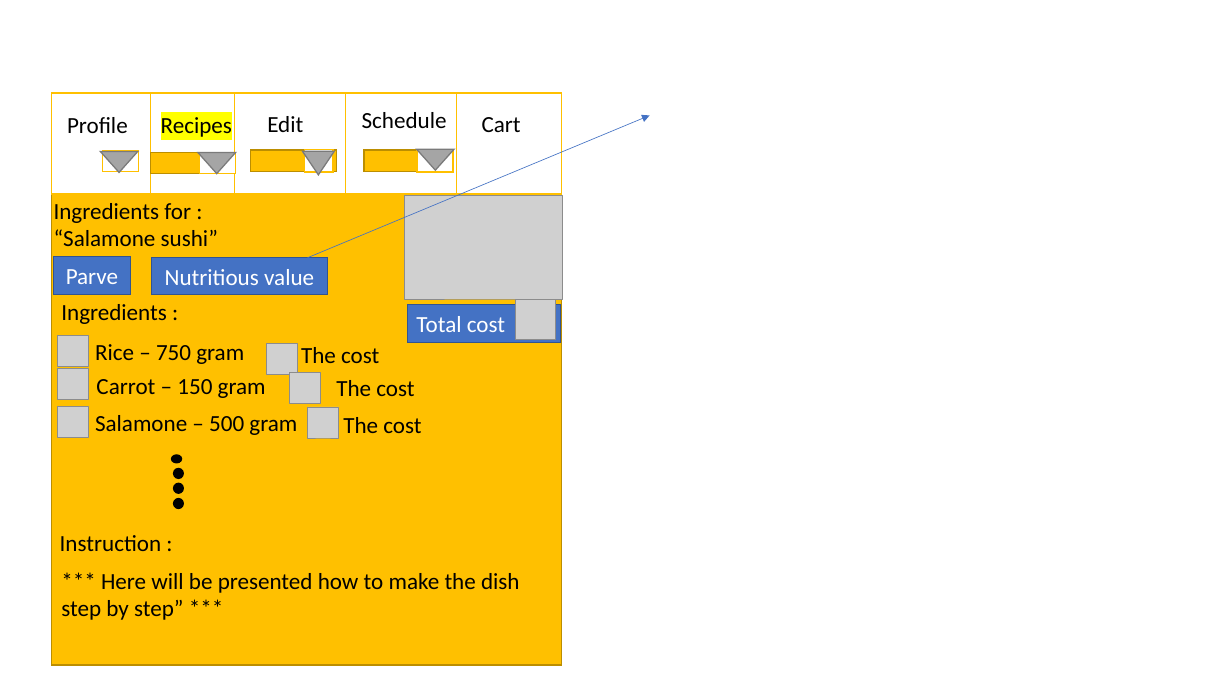
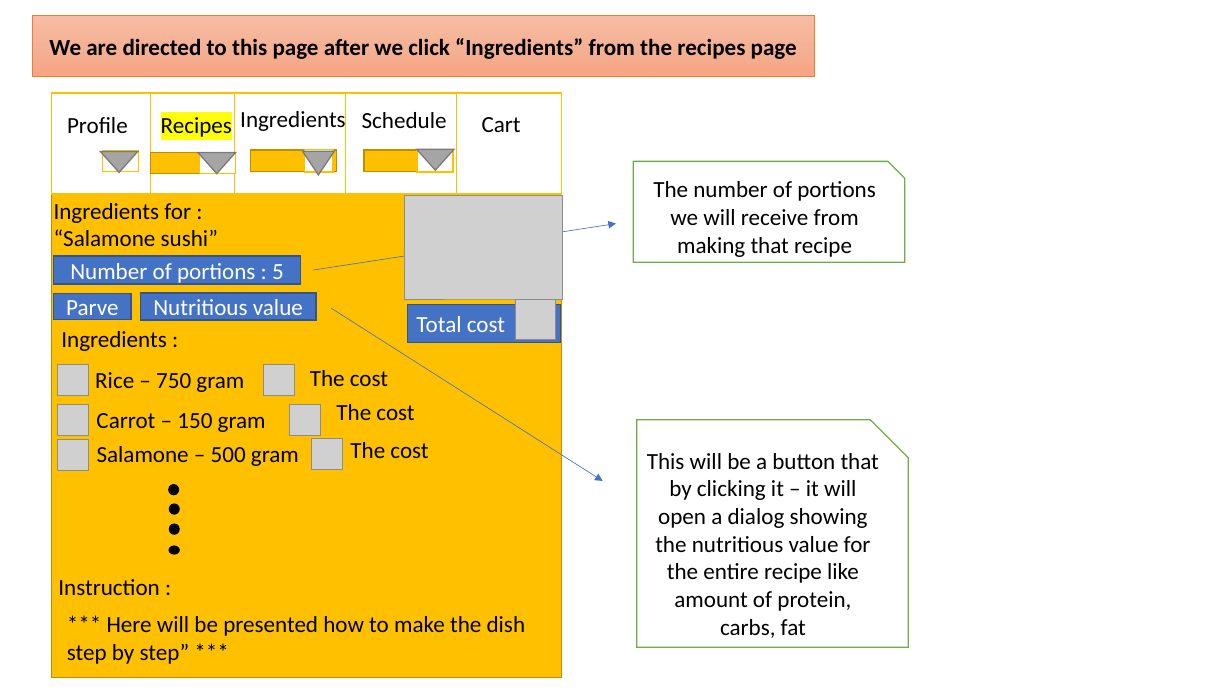
Before and after one commit to Meals-scheduler/Meals_Scheduler, a slide deck: slide 5 of Use case. user interface and more.pptx. Drawn at 1232x693 pixels with LibreOffice and Linux fonts; fonts in the diff are those of the drawing; grey boxes stand for pictures. Boxes give left, top, right and bottom in pixels: in the first picture for what was removed or moved away, otherwise in the second. Text is boxed around its words. In the diff, an @@ line names an element or a change of style, - is before the commit and + after.

```diff
--- a/Use case. user interface and more.pptx
+++ b/Use case. user interface and more.pptx
@@ rectangle added at <box>32,16,814,77</box>, fill gradient #F7BDA5 to #F5B196 to #F8A582, outline #ED7D31 0.5 pt, 18 pt, text #000000, bold @@
+We are directed to this page after we click “Ingredients” from the recipes page
@@ rectangle: place and size @@
-rectangle at <box>51,101,561,665</box>
+rectangle at <box>52,99,562,677</box>
@@ text at <box>240,107,346,133</box>: text changed @@
-Edit
+Ingredients
@@ snip rect added at <box>633,162,905,262</box>, fill #FFFFFF, outline #70AD47 1 pt, 18 pt, text #000000 @@
+The number of portions we will receive from making that recipe
@@ arrow added from (313, 270) to (616, 224), #4472C4 0.5 pt @@
@@ rectangle added at <box>54,256,300,284</box>, fill #4472C4, outline #325491 1 pt, 18 pt, text #FFFFFF @@
+Number of portions : 5
@@ rectangle "Parve": place and size @@
-rectangle "Parve" at <box>54,257,130,295</box>
+rectangle "Parve" at <box>54,294,130,320</box>
@@ rectangle "Nutritious value": place and size @@
-rectangle "Nutritious value" at <box>152,258,327,295</box>
+rectangle "Nutritious value" at <box>140,293,316,320</box>
@@ text "Ingredients :": place and size @@
-text "Ingredients :" at <box>61,304,167,324</box>
+text "Ingredients :" at <box>61,331,167,351</box>
@@ arrow moved from (308, 258) - (650, 116) to (331, 309) - (603, 482) @@
@@ text "The cost": place and size @@
-text "The cost" at <box>301,347,379,363</box>
+text "The cost" at <box>310,370,388,386</box>
@@ picture: place and size @@
-picture at <box>266,344,298,375</box>
+picture at <box>263,365,295,396</box>
@@ picture: place and size @@
-picture at <box>58,369,90,400</box>
+picture at <box>58,404,90,435</box>
@@ text "Carrot – 150 gram": place and size @@
-text "Carrot – 150 gram" at <box>96,379,266,398</box>
+text "Carrot – 150 gram" at <box>96,413,266,432</box>
@@ text "The cost": place and size @@
-text "The cost" at <box>336,380,414,396</box>
+text "The cost" at <box>336,404,414,420</box>
@@ 3 pictures, 2 texts: place and size @@
-3 pictures, 2 texts at <box>58,335,321,438</box>
+3 pictures, 2 texts at <box>58,364,321,470</box>
@@ picture: place and size @@
-picture at <box>308,407,339,438</box>
+picture at <box>312,438,344,470</box>
@@ text "The cost": place and size @@
-text "The cost" at <box>343,417,421,433</box>
+text "The cost" at <box>350,442,428,458</box>
@@ snip rect added at <box>637,420,909,647</box>, fill #FFFFFF, outline #70AD47 1 pt, 18 pt, text #000000 @@
+This will be a button that by clicking it – it will open a dialog showing the nutritious value for the entire recipe like amount of protein, carbs, fat
@@ ellipse: place and size @@
-ellipse at <box>174,483,184,494</box>
+ellipse at <box>169,485,179,495</box>
@@ ellipse: place and size @@
-ellipse at <box>174,499,184,509</box>
+ellipse at <box>169,505,179,515</box>
@@ ellipse: place and size @@
-ellipse at <box>174,469,184,479</box>
+ellipse at <box>169,524,179,534</box>
@@ text "Instruction :": place and size @@
-text "Instruction :" at <box>60,535,161,551</box>
+text "Instruction :" at <box>58,579,159,595</box>
@@ ellipse: place and size @@
-ellipse at <box>172,455,182,463</box>
+ellipse at <box>169,546,179,555</box>
@@ text "*** Here will be presented ...": place and size @@
-text "*** Here will be presented ..." at <box>61,573,520,620</box>
+text "*** Here will be presented ..." at <box>67,616,526,664</box>
```
Also in this commit, not shown: 3 other slides changed, 8 slides added, 1 other file.
